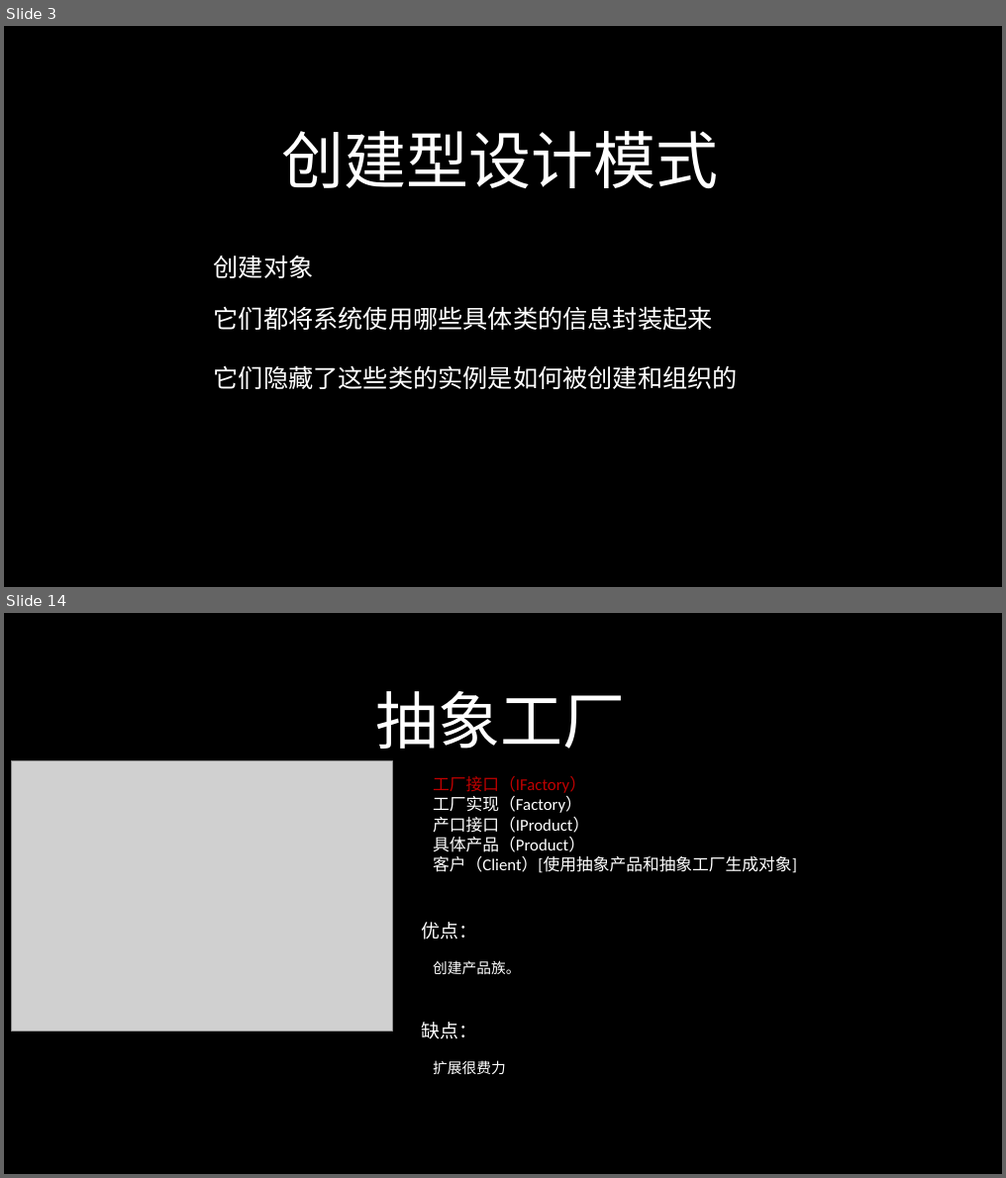
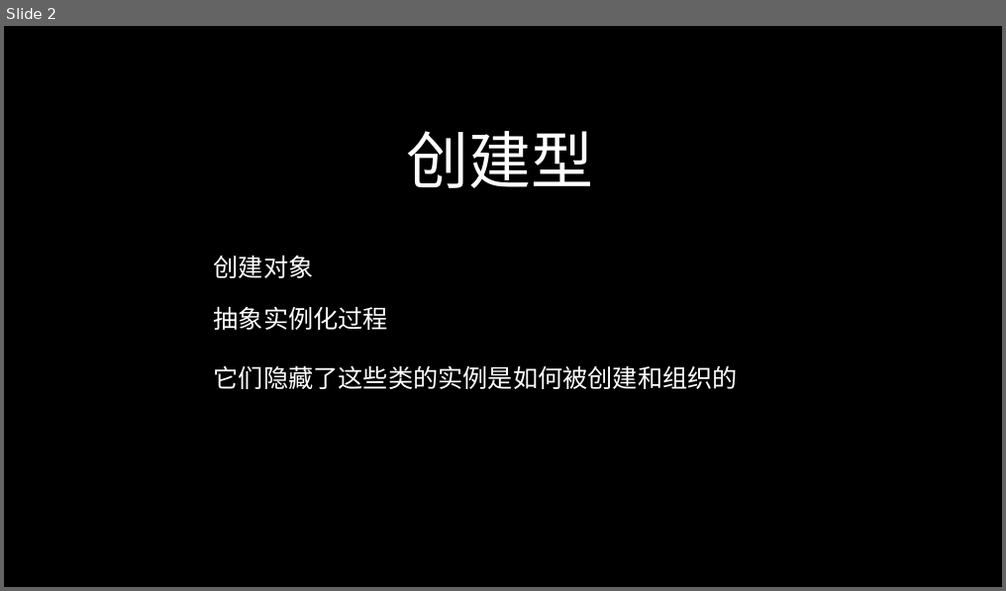
Before and after one commit to 643364103/design, a slide deck: designpattern/ppt/设计模式（三）.pptx. Shown one above the other, each under a label of ours: slides 3 and 14 before the commit, slide 2 after it; the slides between them are not shown. The pictures are 1006x1178 and 1006x591 pixels, drawn with LibreOffice and Linux fonts; fonts in the diff are those of the drawing; grey boxes stand for pictures. Boxes give left, top, right and bottom in pixels: in the first picture for what was removed or moved away, otherwise in the second. Text is boxed around its words. In the diff, an @@ line names an element or a change of style, - is before the commit and + after.

```diff
--- a/designpattern/ppt/设计模式（三）.pptx
+++ b/designpattern/ppt/设计模式（三）.pptx
@@ slide 14 removed at (x1=4, y1=613, x2=1002, y2=1174), background #000000 @@
@@ text removed at (x1=375, y1=691, x2=625, y2=749) @@
-抽象工厂
@@ picture removed at (x1=12, y1=761, x2=392, y2=1031) @@
@@ text removed at (x1=433, y1=776, x2=797, y2=873) @@
-工厂接口（IFactory）
-工厂实现（Factory）
-产口接口（IProduct）
-具体产品（Product）
-客户（Client）[使用抽象产品和抽象工厂生成对象]
@@ text removed at (x1=422, y1=922, x2=478, y2=940) @@
-优点：
@@ text removed at (x1=433, y1=960, x2=520, y2=974) @@
-创建产品族。
@@ text removed at (x1=422, y1=1022, x2=478, y2=1040) @@
-缺点：
@@ text removed at (x1=433, y1=1060, x2=506, y2=1074) @@
-扩展很费力
@@ what was slide 3 is now slide 2 @@
@@ slide 2 changed as well @@
@@ text at (x1=407, y1=131, x2=594, y2=188): text changed @@
-创建型设计模式
+创建型
@@ text at (x1=214, y1=306, x2=388, y2=330): text changed @@
-它们都将系统使用哪些具体类的信息封装起来
+抽象实例化过程
```
Also in this commit, not shown: 1 other slide changed, 4 slides added, 16 other slides removed, 7 other files.
